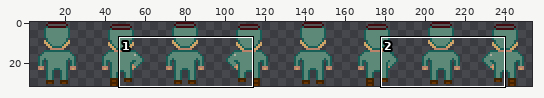
Two states of a sprite sheet, Shapeshift/Assets/Sprites/guardbackspritesheet.png. Above: a wide view before the commit, with the close-up outlined.
Close-up. Earlier state:
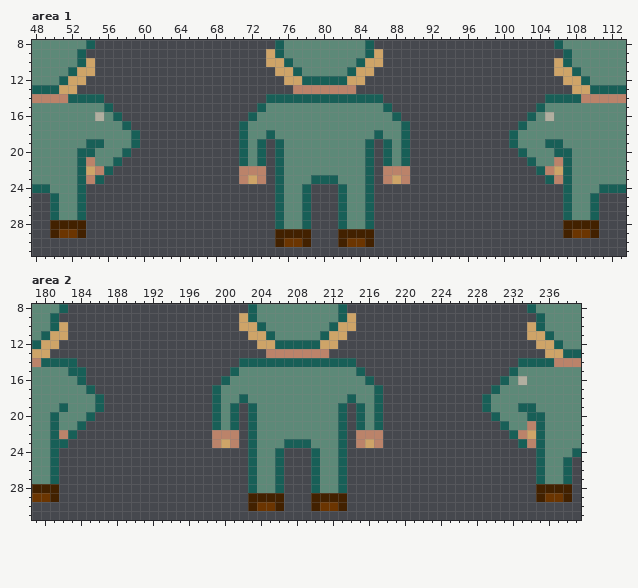
The file is 256x32 pixels. Shown: area 1: x 48..113, y 8..31; area 2: x 179..239, y 8..31. The wide view leaves out empty margins.
After the commit:
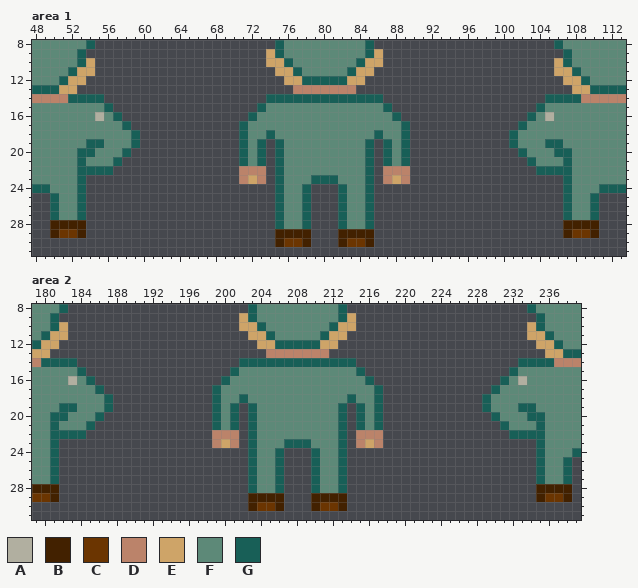
Palette (. is transparent): A #b1afa0  B #422100  C #6b3501  D #bb836a  E #cea468  F #5d8978  G #185f57
From old to new:
Area 1:
Colour F replaces colour D in row 21 at x 54 and 106.
Colour G replaces colour D in row 22 at x 55 and 105.
Colour G replaces colour E in row 22 at x 54 and 106.
Colour D is gone in row 23 at x 54 and 106.
Colour G is gone in row 23 at x 55 and 105.
Area 2:
Colour A replaces colour F in row 16 at x 183.
Colour F replaces colour D in row 21 at x 234.
Colour F replaces colour G in row 15 at x 183; in row 16 at x 184; in row 17 at x 185; in rows 18 to 19 at x 186; in row 20 at x 185; in row 21 at x 184.
Colour G is added in row 16 at x 185; in row 17 at x 186; in rows 18 to 19 at x 187; in row 20 at x 186; in row 21 at x 185; in row 22 at x 184.
Colour G replaces colour D in row 22 at x 182 and 233.
Colour G replaces colour E in row 22 at x 234.
Colour G replaces colour F in row 19 at x 183; in row 20 at x 182.
Colour D is gone in row 23 at x 234.
Colour G is gone in row 23 at x 182 and 233.
